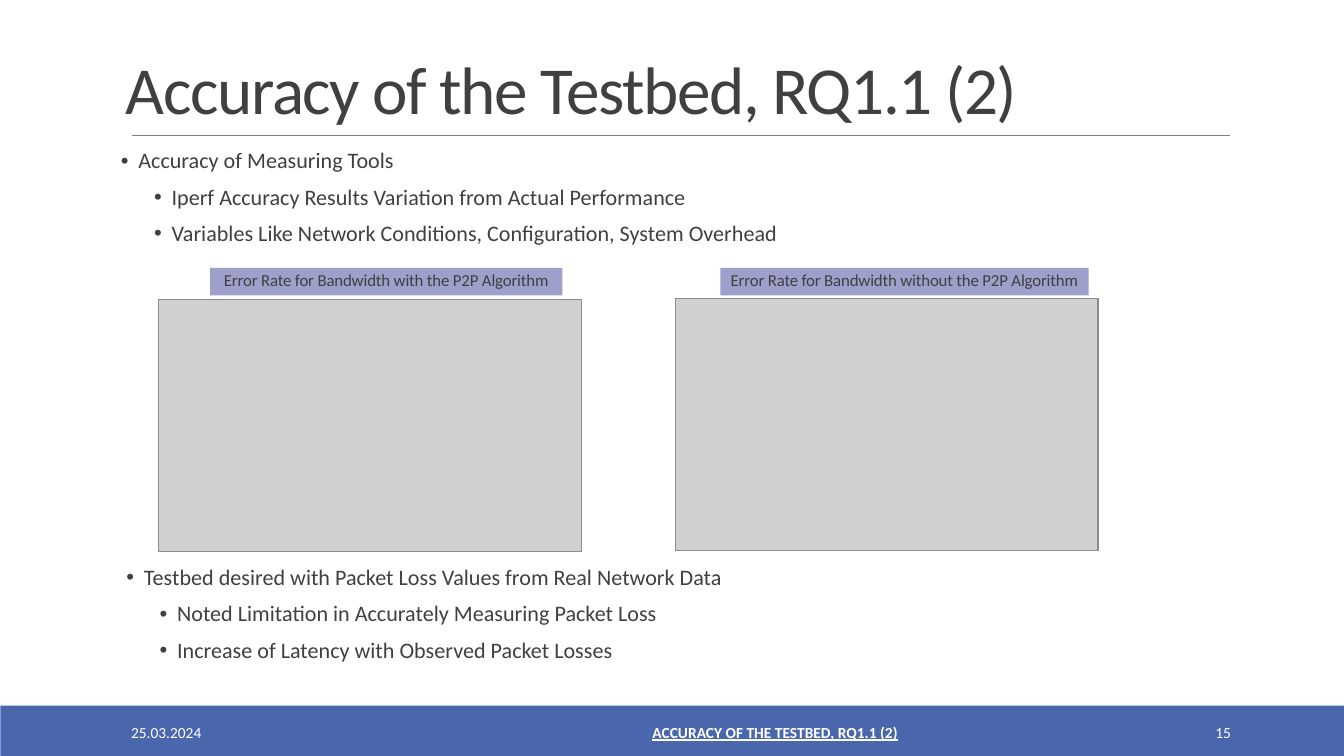
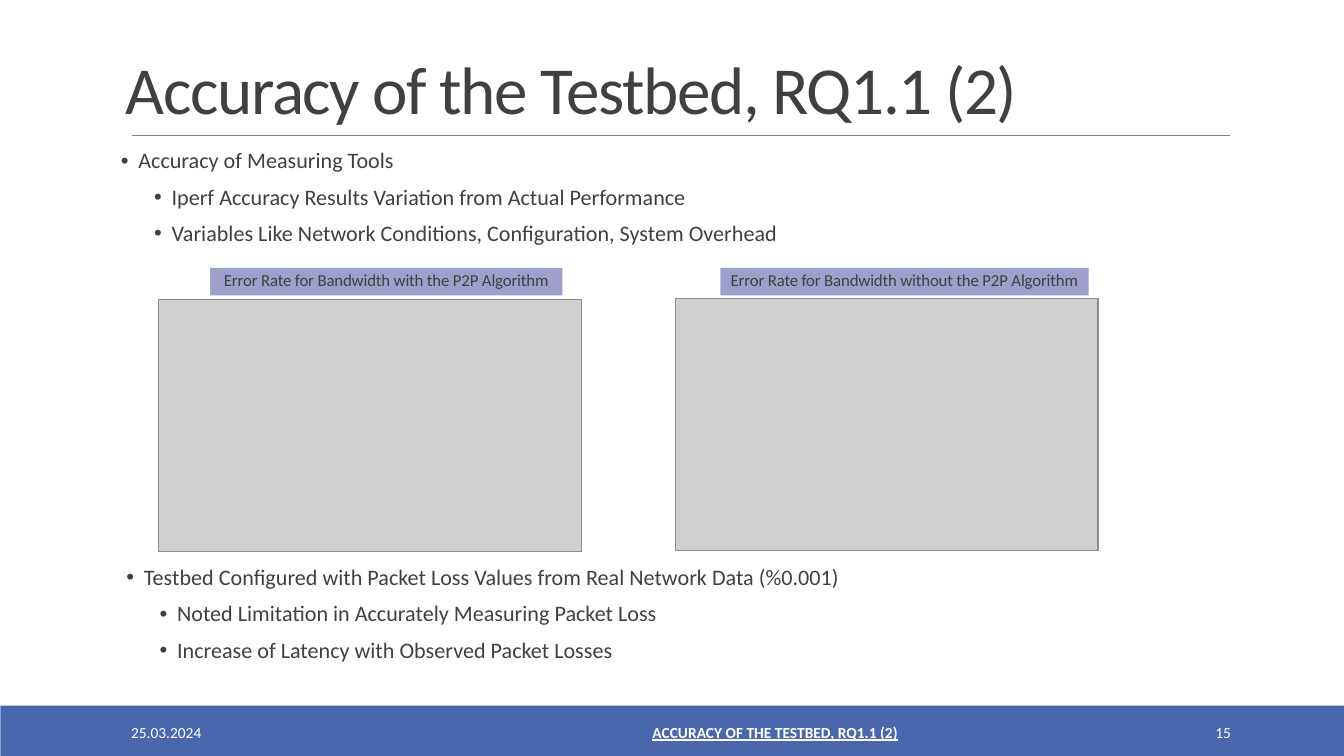
Before and after one commit to oezcankaraca/abschlussvortrag, a slide deck: slide 15 of Abschlussvortrag.pptx. Drawn at 1344x756 pixels with LibreOffice and Linux fonts; fonts in the diff are those of the drawing; grey boxes stand for pictures. Boxes give left, top, right and bottom in pixels: in the first picture for what was removed or moved away, otherwise in the second. Text is boxed around its words. In the diff, an @@ line names an element or a change of style, - is before the commit and + after.

```diff
--- a/Abschlussvortrag.pptx
+++ b/Abschlussvortrag.pptx
@@ text at (144,569,839,589): text changed @@
-• Testbed desired with Packet Loss Values from Real Network Data
+• Testbed Configured with Packet Loss Values from Real Network Data (%0.001)
```
Also in this commit, not shown: 4 other slides changed, 3 other files.
